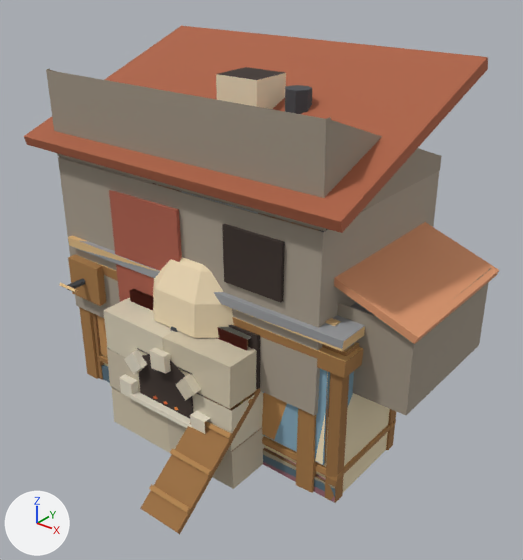
What one commit did to the glTF model games/la-petite-ligne-2/assets/commun/decors/aubrune-meubles.glb.
Before and after are seen from a camera (50 mm lens) standing at (2.38, -2.61, 2.61) and looking at (0.19, 0.12, 0.91). Arrows for +X, +Y and +Z are at lower left; the lights stay in place. The picture after the commit comes second. Vertices at exactly the same position are counted once.

In view in the first picture: 'comptoir', 'comptoir-epicerie', 'comptoir-fournil', 'cuisiniere', 'etabli', 'etal', 'four', 'poulailler' and 3 more.
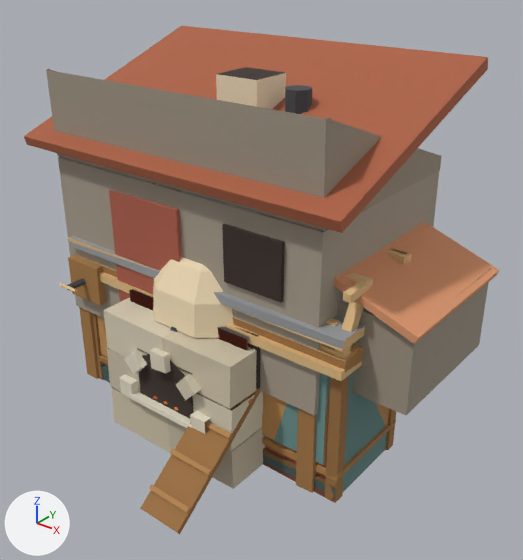
Edits to the bpy script that builds the scene:
```text
Change me_comptoir_epicerie:
    where me_comptoir_epicerie.from_pydata(...)  # 152 vertices, 194 faces; spans x -0.95..0.95, y -0.25..0.43, z 0.0..1.23
    used by ob_comptoir_epicerie; location = (0.0, 0.0, 0.0)
    me_comptoir_epicerie part 1: 32 faces centred in x -0.91..0.91, y -0.19..0.38, z 0.31..0.81 are repainted in the vertex colours; the middle colour goes from blue #88adc2 to cyan #6d9491
    me_comptoir_epicerie part 2: 10 faces centred in x -0.92..0.92, y -0.19..-0.16, z 0.03..0.1 are repainted in the vertex colours; the middle colour goes from dark blue #576e7b to dark cyan #455e5c
Change me_comptoir_fournil:
    used by ob_comptoir_fournil; location = (0.0, 0.0, 0.0)
    remove me_comptoir_fournil.from_pydata(...)  # 131 vertices, 172 faces; spans x -0.95..0.95, y -0.25..0.43, z 0.0..1.15
    add me_comptoir_fournil.from_pydata(...)  # 269 vertices, 354 faces; spans x -0.95..0.95, y -0.25..0.43, z 0.0..1.19
    me_comptoir_fournil part 3: the loose piece of 8 vertices spanning x -0.95..0.95, y -0.25..0.43, z 0.93..0.98 is moved by (0.0, 0.0, -0.16)
    me_comptoir_fournil part 4: the loose piece of 8 vertices spanning x -0.95..0.95, y -0.25..0.43, z 0.93..0.98 is copied, and the copy is scaled about its middle by (0.978, 0.0849, 0.83), then moved by (0.0, -0.11, 0.21); it spans x -0.93..0.93, y -0.05..0.01, z 1.14..1.18
    me_comptoir_fournil part 5: the loose piece of 8 vertices spanning x -0.95..0.95, y -0.25..0.43, z 0.93..0.98 is copied, and the copy is scaled about its middle by (0.977, 0.103, 0.817), then moved by (0.0, 0.25, 0.2); it spans x -0.93..0.93, y 0.3..0.37, z 1.14..1.18
    me_comptoir_fournil part 6: the loose piece of 8 vertices spanning x -0.95..0.95, y -0.25..0.43, z 0.93..0.98 is copied, and the copy is scaled about its middle by (0.0196, 0.234, 0.814), then moved by (0.92, -0.2, 0.21); it spans x 0.9..0.94, y -0.19..-0.03, z 1.14..1.18
    me_comptoir_fournil part 7: 2 vertices moved within x -0.91..0.91, y -0.17..0.38, z 0.0; 18 vertices removed from x -0.91..0.91, y -0.19..0.38, z 0.2..0.93; 142 vertices added at x -0.94..0.94, y -0.21..0.38, z 0.2..1.19
    me_comptoir_fournil part 8: 10 kept faces spanning x -0.92..0.92, y -0.19..-0.16, z 0.0..0.1 get new vertex colours; the middle colour goes from beige #a1967d to brown #7e5d37
    other edits to the shape of me_comptoir_fournil do not show in these pictures
    add me_comptoir_fournil.materials.append(mat_vitre)
```

What differs and where, as boxes [x1, y1, x2, y2] in the pictures (523 x 560 px; the box of a moved part takes in the faces that stretch with it):
'comptoir-fournil', reshaped (mostly hidden)
    before: [68, 235, 390, 492]
    after: [99, 180, 412, 489]
part 1 of me_comptoir_epicerie, recoloured (blue to cyan)
    before: [264, 343, 354, 465]
    after: [264, 343, 387, 492]
part 2 of me_comptoir_epicerie, recoloured
    both: [101, 365, 335, 496]
part 3 of me_comptoir_fournil, moved or reshaped
    before: [68, 235, 364, 351]
    after: [99, 272, 362, 381]
part 4 of me_comptoir_fournil, added
    after: [347, 273, 373, 286]
part 5 of me_comptoir_fournil, added
    after: [143, 180, 407, 265]
part 6 of me_comptoir_fournil, added
    after: [343, 281, 370, 303]
part 7 of me_comptoir_fournil, reshaped (mostly hidden)
    before: [104, 363, 390, 492]
    after: [104, 253, 412, 465]
part 8 of me_comptoir_fournil, recoloured
    both: [263, 450, 335, 489]
